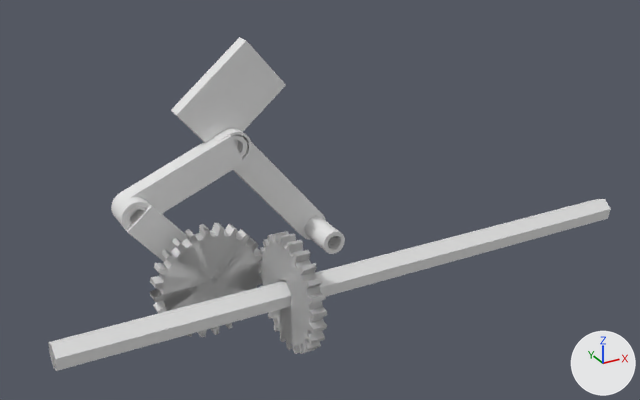
One commit to the Blender file UselessMachine/blender/0002_no_slider_mechanism.blend: the scene before it, then after it.
One viewpoint serves both versions: a 50 mm lens placed at (-83.1, -201.3, 127.9), pointed at (35.0, 13.5, 20.4). Lighting does not change. The marker at lower right points along +X, +Y and +Z. The first picture is the older version. The same objects are shown in both versions, whatever each file hides.

Objects in the first picture: 'beam_a', 'beam_a.001', 'beam_b', 'beam_b.001', 'beam_c', 'beam_c.001', 'driveshaft', 'driveshaft.001', 'gear_a', 'gear_b', 'gear_b.001'.
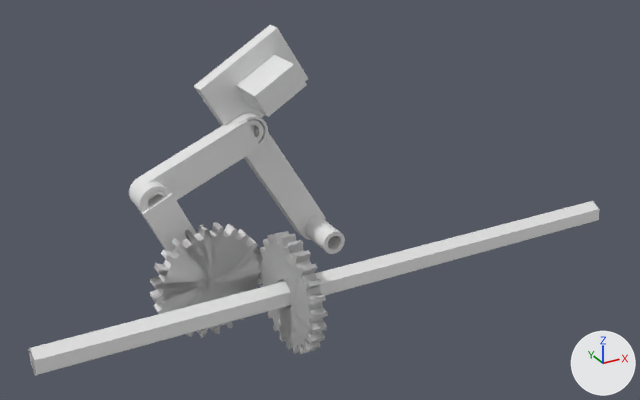
Where the newer file only moved an object's origin or applied its transform, the numbers keep the older frame.

Where the change shows, as pixel boxes [x1, y1, x2, y2] in the pictures (640 x 400 px):
'driveshaft.001', moved, turned
    before: [48, 199, 611, 371]
    after: [29, 201, 599, 376]
'beam_c', turned
    before: [171, 37, 324, 238]
    after: [194, 25, 326, 237]
'gear_b.001', turned
    both: [150, 223, 263, 337]
'gear_b', turned
    both: [150, 223, 263, 337]
'beam_b', moved, turned
    before: [122, 135, 244, 214]
    after: [139, 120, 260, 200]
'beam_c.001', reshaped, turned
    before: [231, 135, 345, 254]
    after: [203, 55, 345, 254]
'beam_a', turned
    before: [127, 206, 187, 262]
    after: [142, 193, 197, 252]
'beam_b.001', moved, turned
    before: [111, 128, 252, 226]
    after: [129, 113, 268, 209]
'beam_a.001', turned
    before: [116, 197, 186, 235]
    after: [134, 182, 171, 251]
'driveshaft', moved, turned
    before: [49, 346, 56, 367]
    after: [29, 349, 36, 374]
part 1 of me_cylinder_010, built on
    after: [203, 55, 307, 126]
'gear_a.001', unchanged, uncovered by the edit
    after: [258, 231, 327, 354]
'gear_a', unchanged, covered by the edit
    before: [258, 231, 327, 354]

What changed in the scene script:
```text
Change me_cylinder_010:
    used by ob_beam_c_001; location = (45.0, 36.5, 0.0); rotation_euler = (3.142, -2.269, 0.0), in degrees (180, -130, 0); scale = (10.0, 10.0, 2.0)
    remove me_cylinder_010.from_pydata(...)  # 576 vertices, 582 faces; spans x -0.5..6.24, y -0.5..1.45, z -2.5..9.95
    add me_cylinder_010.from_pydata(...)  # 622 vertices, 628 faces; spans x -0.5..5.89, y -0.5..1.45, z -2.5..9.94
    me_cylinder_010 part 1
    6 vertices are removed from x 5.24..6.24, y -0.5..0.0, z 2.45..9.95
    25 faces are deleted
    25 vertices in x 6.24, y -0.5..0.0, z -2.31..2.45 move by (-0.75, 0.0, -0.03)
    22 vertices in x 5.24, y -0.5..0.0, z -2.45..2.31 move by (-0.15, 0.0, -0.02)
    7 vertices in x 5.24, y -0.5..0.0, z -1.77..2.45 move by (-0.15, 0.0, -0.01)
    4 vertices move from x 6.24, y -0.5..0.0, z -2.45..-0.96 to x 5.49..5.89, y -0.5..0.0, z -2.49..-0.98
    7 vertices are added at x 5.09..5.89, y -0.5..0.0, z 2.41..6.19
    29 new vertices lie (0.4, 0.0, -0.01) away from vertices in x 5.24..6.24, y -0.5..0.0, z -2.45..2.45
    5 new vertices lie (0.0, 0.0, 3.75) away from vertices in x 5.09..5.89, y -0.5..0.0, z 6.16..6.19
    6 new vertices lie (0.0, 1.4, 0.0) away from vertices in x 5.09..5.89, y 0.0, z 2.41..9.94
    5 new vertices lie (0.4, 0.0, -0.02) away from vertices in x 5.09, y 0.0..1.4, z 2.44..9.94
    71 new faces join them
Change ob_gear_b_001:
    ob_gear_b_001.rotation_euler: (-1.571, 4.021, 0.0) -> (-1.571, 4.273, 0.0)  # degrees (-90, 230, 0) -> degrees (-90, 245, 0)
Change ob_driveshaft_001:
    ob_driveshaft_001.location: (45.0, 0.0, 0.0) -> (40.0, 0.0, 0.0)
    ob_driveshaft_001.rotation_euler: (1.571, 4.021, 1.571) -> (1.571, 4.273, 1.571)  # degrees (90, 230, 90) -> degrees (90, 245, 90)
Change ob_beam_a_001:
    ob_beam_a_001.rotation_euler: (3.142, 4.021, 0.0) -> (3.142, 4.273, 0.0)  # degrees (180, 230, 0) -> degrees (180, 245, 0)
Change ob_beam_b_001:
    ob_beam_b_001.location: (-17.2, 31.5, 20.8) -> (-11.5, 31.5, 24.4)
    ob_beam_b_001.rotation_euler: (3.142, -0.39, 0.0) -> (3.142, -0.401, 0.0)  # degrees (180, -22, 0) -> degrees (180, -23, 0)
Change ob_beam_c_001:
    ob_beam_c_001.rotation_euler: (3.142, -2.269, 0.0) -> (3.142, -2.116, 0.0)  # degrees (180, -130, 0) -> degrees (180, -121, 0)
Change ob_beam_b:
    ob_beam_b.location: (-17.2, 33.0, 20.8) -> (-11.5, 33.0, 24.4)
    ob_beam_b.rotation_euler: (0.0, -0.39, 0.0) -> (0.0, -0.401, 0.0)  # degrees (0, -22, 0) -> degrees (0, -23, 0)
Change ob_driveshaft:
    ob_driveshaft.location: (45.0, 0.0, 0.0) -> (40.0, 0.0, 0.0)
    ob_driveshaft.rotation_euler: (1.571, 4.021, 1.571) -> (1.571, 4.273, 1.571)  # degrees (90, 230, 90) -> degrees (90, 245, 90)
Change ob_gear_b:
    ob_gear_b.rotation_euler: (-1.571, 4.021, 0.0) -> (-1.571, 4.273, 0.0)  # degrees (-90, 230, 0) -> degrees (-90, 245, 0)
Change ob_beam_a:
    ob_beam_a.rotation_euler: (0.0, 4.021, 0.0) -> (0.0, 4.273, 0.0)  # degrees (0, 230, 0) -> degrees (0, 245, 0)
Change ob_beam_c:
    ob_beam_c.rotation_euler: (0.0, -2.269, 0.0) -> (0.0, -2.116, 0.0)  # degrees (0, -130, 0) -> degrees (0, -121, 0)
```
